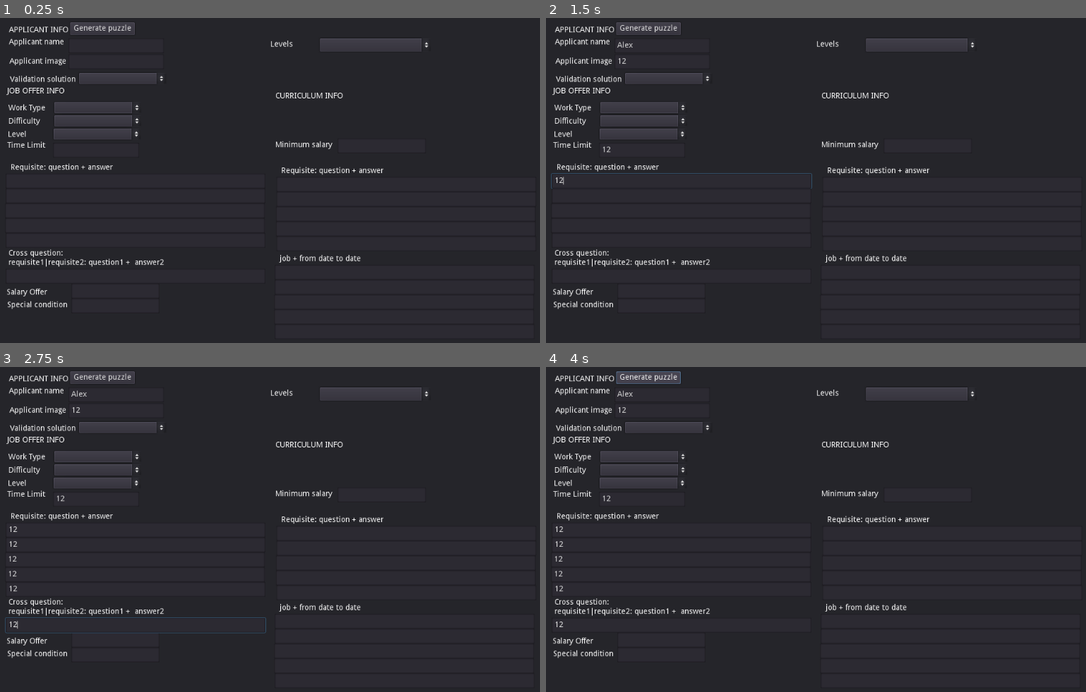
Above: before the commit, frames 1-4 (two rows, left to right).
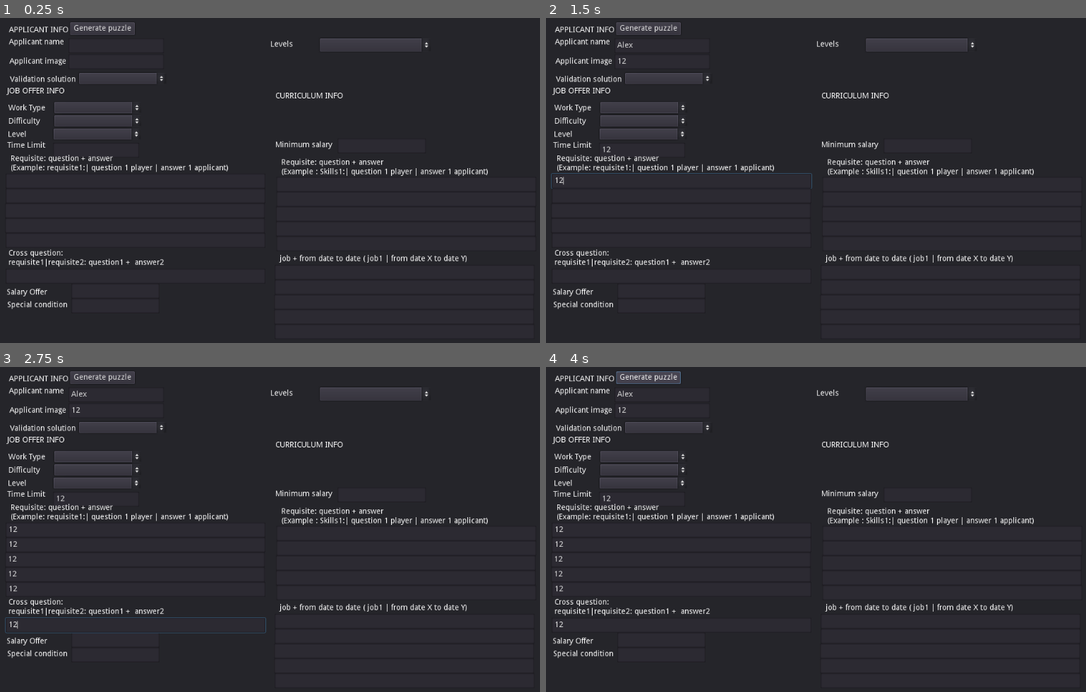
Above: after the commit, the same moments.

Repository: Clovisindo/CV-Please
Game: Godot game, scene res://scenes/_debug/generate_puzzles.tscn
Two runs of this game, one before a commit and one after it. Both use one fixed random seed, a clock stepped at 60 frames per second and the inputs below. This scene is started directly instead of the project's main scene.
Inputs (mouse positions are in pixels of both pictures, inside the frame that each line leads up to):
- Up to frame 1 (0.25 s): no input
- Up to frame 2 (1.5 s): click (664, 47) at 0.52 s; type "Alex" at 0.6 s; click (664, 60) at 0.75 s; type "12" at 0.83 s; click (643, 151) at 0.98 s; type "12" at 1.07 s; click (681, 180) at 1.27 s; type "12" at 1.35 s
- Up to frame 3 (2.75 s): click (135, 545) at 1.5 s; type "12" at 1.58 s; click (135, 558) at 1.73 s; type "12" at 1.82 s; click (135, 575) at 2.02 s; type "12" at 2.1 s; click (135, 588) at 2.25 s; type "12" at 2.33 s; click (135, 623) at 2.48 s; type "12" at 2.57 s
- Up to frame 4 (4 s): click "Generate puzzle" at 2.75 s; click "Generate puzzle" at 3.5 s

The runs differ from the first frame. In frame 1, 1.3% of the frame differs, in the area x 2-91%, y 42-76%; in frame 2, 1.3%; in frame 3, 1.3%; in frame 4, 1.3%.
Error before the commit: Invalid get index '1' (on base: 'PoolStringArray'). (res://scenes/_debug/GeneratePuzzle.gd:52)
Error after the commit: Invalid get index '1' (on base: 'PoolStringArray'). (res://scenes/_debug/GeneratePuzzle.gd:54)

Commit message:
Refactorizacion
Metodo para cargar todos los ficheros de recursos, no se usa aqui de momento
Se guardan todos los recursos en la carpeta levels, cada puzzle es un fichero distinto.
Limpieza de codigo de pruebas

Diff:
--- a/scenes/_debug/GeneratePuzzle.gd
+++ b/scenes/_debug/GeneratePuzzle.gd
@@ -20,6 +20,8 @@
 var mouse_over = false
 var event_fired = false
 
+var puzzleManager = PuzzleManager.new()
+
 func _ready():
 	#validation_solution menu
 	$"../Panel/ValSolOptionButton".get_popup().add_item("True")
@@ -31,10 +33,10 @@
 		$"../../JobOfferPanel/DifficultyOpMenu".get_popup().add_item(str(dificculty))
 	for level in EnumUtils.levels:
 		$"../../JobOfferPanel/LevelOpMenu".get_popup().add_item(str(level))
-
-#	var levels = ResourceLoader.get_dependencies("res://scenes/game/levels/")
-#	for level_tres in levels:
-#		$"../LoadedLevelsOpButton".get_popup().add_item(str(level_tres))
+	#carga de ficheros de recursos
+	var levels = get_filelist("res://scenes/game/levels/",["tres"])
+	for level_tres in levels:
+		$"../LoadedLevelsOpButton".get_popup().add_item(str(level_tres))
 
 func _load_data_form():
 	#applicant
@@ -106,12 +108,40 @@
 
 
 func GeneratePuzzle():
-	var puzzle_test = Puzzle.new()
-	var puzzle:Puzzle = puzzle_test._instantiate(applicant_name, applicant_image, validate_solution, work_type, difficulty, level_day,time_limit, requisites_answers,
+	var puzzle = Puzzle.new()
+	var puzzle_new:Puzzle = puzzle._instantiate(applicant_name, applicant_image, validate_solution, work_type, difficulty, level_day,time_limit, requisites_answers,
 	cross_questions,salary_offer,special_condition,skills_answers,timeline_jobs,min_salary)
-	var puzzleManager = PuzzleManager.new()
-	puzzleManager.save_puzzle(puzzle)
-#	var test = puzzleManager.load_puzzle("res://scenes/game/levels/levels_puzzle.tres")
+
+	puzzleManager.save_puzzle(puzzle_new)
+#
+
+func Load_Puzzle(resource_filename):
+	var puzzle = puzzleManager.load_puzzle(resource_filename)
+
+func get_filelist(scan_dir : String, filter_exts : Array = []) -> Array:
+	var my_files : Array = []
+	var dir := Directory.new()
+	if dir.open(scan_dir) != OK:
+		printerr("Warning: could not open directory: ", scan_dir)
+		return []
+
+	if dir.list_dir_begin(true, true) != OK:
+		printerr("Warning: could not list contents of: ", scan_dir)
+		return []
+
+	var file_name := dir.get_next()
+	while file_name != "":
+		if dir.current_is_dir():
+			my_files += get_filelist(dir.get_current_dir() + "/" + file_name, filter_exts)
+		else:
+			if filter_exts.size() == 0:
+				my_files.append(dir.get_current_dir() + "/" + file_name)
+			else:
+				for ext in filter_exts:
+					if file_name.get_extension() == ext:
+						my_files.append(dir.get_current_dir() + "/" + file_name)
+		file_name = dir.get_next()
+	return my_files
 
 func _on_Button_gui_input(event):
 	if event is InputEventMouseButton:
--- a/scenes/_debug/generate_puzzles.tscn
+++ b/scenes/_debug/generate_puzzles.tscn
@@ -154,10 +154,11 @@
 
 [node name="ReqAnswerLabel" type="Label" parent="JobOfferPanel"]
 margin_left = 6.0
-margin_top = 134.0
-margin_right = 235.0
-margin_bottom = 157.0
-text = "Requisite: question + answer"
+margin_top = 118.0
+margin_right = 465.0
+margin_bottom = 165.0
+text = "Requisite: question + answer
+(Example: requisite1:| question 1 player | answer 1 applicant)"
 autowrap = true
 
 [node name="ReqAnswerLineEdit" type="LineEdit" parent="JobOfferPanel"]
@@ -261,10 +262,11 @@
 
 [node name="SkillnswerLabel" type="Label" parent="CurriculumPanel"]
 margin_left = 11.0
-margin_top = 136.0
-margin_right = 240.0
-margin_bottom = 159.0
-text = "Requisite: question + answer"
+margin_top = 121.0
+margin_right = 477.0
+margin_bottom = 167.0
+text = "Requisite: question + answer
+(Example : Skills1:| question 1 player | answer 1 applicant)"
 autowrap = true
 
 [node name="SkillAnswerLineEdit" type="LineEdit" parent="CurriculumPanel"]
@@ -300,9 +302,9 @@
 [node name="TimelineJobLabel" type="Label" parent="CurriculumPanel"]
 margin_left = 8.0
 margin_top = 296.0
-margin_right = 237.0
+margin_right = 465.0
 margin_bottom = 319.0
-text = "job + from date to date"
+text = "job + from date to date ( job1 | from date X to date Y)"
 autowrap = true
 
 [node name="TimelineJobLineEdit" type="LineEdit" parent="CurriculumPanel"]
--- a/scenes/game/levels/Adrian.tres
+++ b/scenes/game/levels/Adrian.tres
@@ -7,9 +7,9 @@
 applicant_name = "Adrian"
 appl_image = "adrian.png"
 validate_solution = false
-work_type = "special_type1"
-difficulty = "easy"
-level_day = "level_1"
+work_type = 0
+difficulty = 0
+level_day = 0
 time_limit = 11
 requisites_answers = {
 "requisite1:": " question 1 player | answer 1 applicant",
--- a/scenes/game/levels/levels_puzzle.tres
+++ b/scenes/game/levels/Clovis.tres
@@ -4,12 +4,12 @@
 
 [resource]
 script = ExtResource( 1 )
-applicant_name = "clovis"
+applicant_name = "Clovis"
 appl_image = "clovis.png"
 validate_solution = true
 work_type = "special_type1"
-difficulty = "medium"
-level_day = "level_2"
+difficulty = "easy"
+level_day = "level_1"
 time_limit = 11
 requisites_answers = {
 "requisite1:": " question 1 player | answer 1 applicant",
@@ -19,13 +19,12 @@
 "requisite1|requisite2:": " question 1 player | answer 1 applicant"
 }
 salary_offer = 15000
-special_condition = "yes"
+special_condition = "test"
 skills_answers = {
 "Skills1:": " question 1 player | answer 1 applicant",
 "Skills2:": " question 2 player | answer 2 applicant"
 }
 timeline_jobs = {
-"job1 ": " from date X to date Y",
-"job2 ": " from date x2 to date Y2"
+"job1 ": " from date X to date Y"
 }
 min_salary = 18000
--- a/scenes/game/levels/levels_puzzle.json
+++ /dev/null
@@ -1,30 +0,0 @@
-{
-	"applicant_name": "Zippy",
-	"appl_image": "",
-	"validate_solution": true,
-	"work_type": "special_type1",
-	"difficulty": "easy",
-	"level_day": "level_1",
-	"time_limit": 5,
-	"requisites_answers": {
-		"requisite1": "question 1 player | answer 1 applicant",
-		"requisite2": "question 2 player | answer 2 applicant",
-		"requisite3": "question 3 player | answer 3 applicant"
-	},
-	"cross_questions": {
-		"requisite1|requisite2": "question 1 player | answer 1 applicant"
-	},
-	"salary_offer": 15000,
-	"special_condition": "first job",
-	"skills_answers": {
-		"Skill1": "question 1 player | answer 1 applicant",
-		"Skill2": "question 2 player | answer 2 applicant",
-		"Skill3": "question 3 player | answer 3 applicant"
-	},
-	"timeline_jobs": {
-		"job1": "from date to date",
-		"job2": "from date to date",
-		"job3": "from date to date"
-	},
-	"min_salary": 18000
-}
--- a/scenes/game/levels/puzzle.gd
+++ b/scenes/game/levels/puzzle.gd
@@ -7,9 +7,9 @@
 export var appl_image = "rival.png"#TODO ruta recursos imagenes
 export var validate_solution = true
 #job offer
-export var work_type = EnumUtils.typeWork.special_type1
-export var difficulty = EnumUtils.dificulty.easy
-export var level_day = EnumUtils.levels.level_1
+export(EnumUtils.typeWork) var work_type = EnumUtils.typeWork.special_type1
+export(EnumUtils.dificulty) var difficulty = EnumUtils.dificulty.easy
+export(EnumUtils.levels) var level_day = EnumUtils.levels.level_1
 export var time_limit = 5 #se mide en acciones, no en tiempo real
 export var requisites_answers = {
 		"requisite1": "question 1 player | answer 1 applicant",
